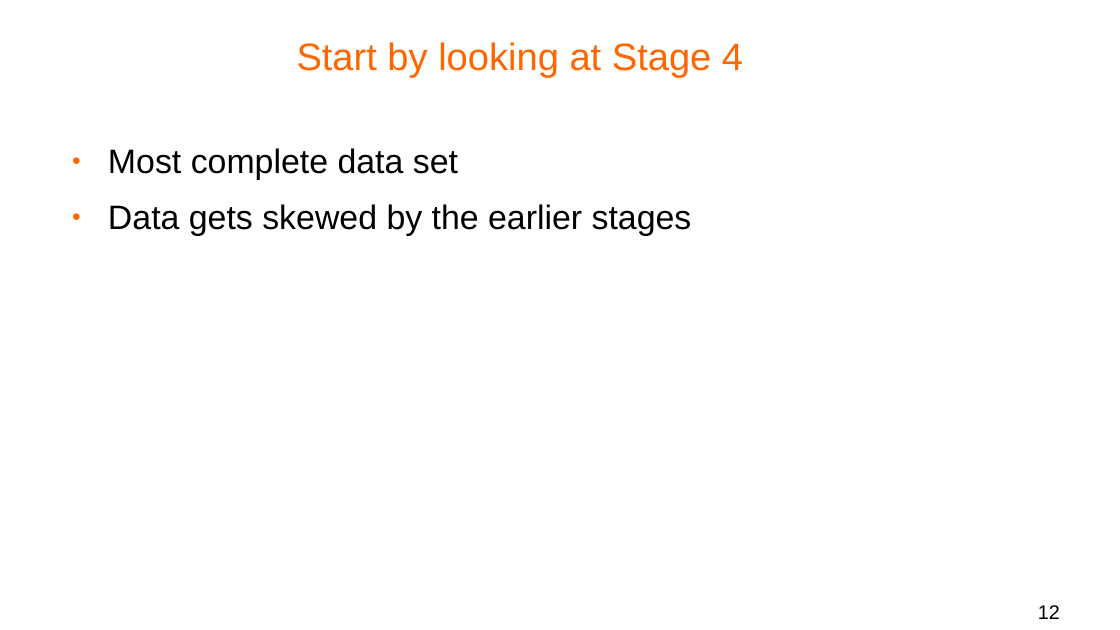
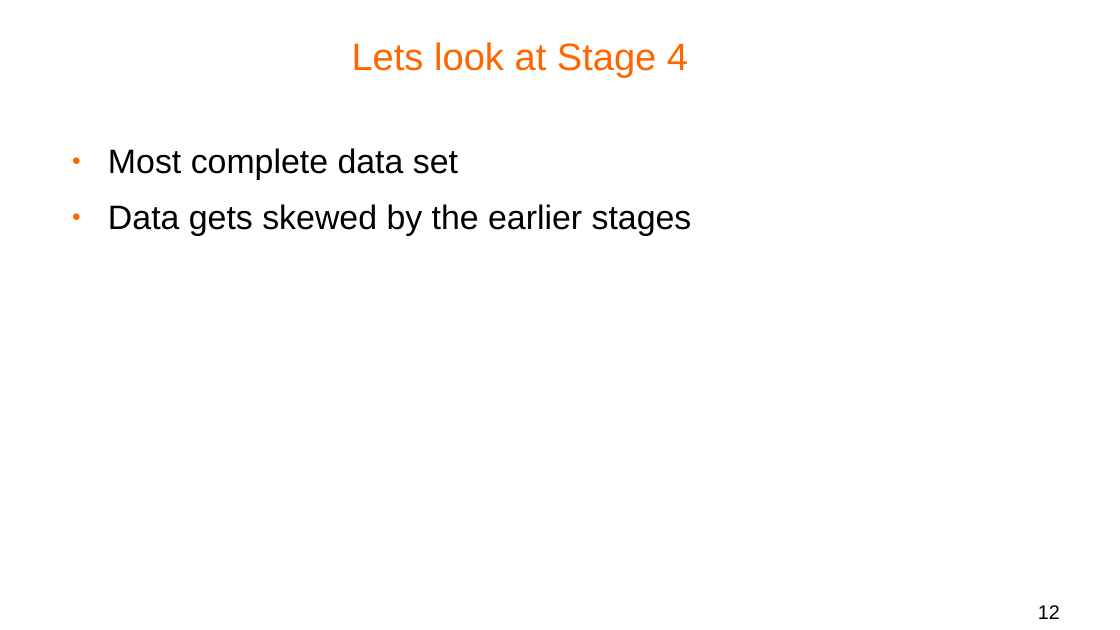
Before and after one commit to bldl/js-proposals, a slide deck: slide 12 of Data Analysis/Presentation/tc39 proposals observations.odp. Drawn at 1120x630 pixels with LibreOffice and Linux fonts; fonts in the diff are those of the drawing; background and template pictures are left out. Boxes give left, top, right and bottom in pixels: in the first picture for what was removed or moved away, otherwise in the second. Text is boxed around its words. In the diff, an @@ line names an element or a change of style, - is before the commit and + after.

```diff
--- a/Data Analysis/Presentation/tc39 proposals observations.odp
+++ b/Data Analysis/Presentation/tc39 proposals observations.odp
@@ title at box(352, 42, 688, 78): text changed @@
-Start by looking at Stage 4
+Lets look at Stage 4
```
Also in this commit, not shown: 8 other slides changed, 2 slides added, 1 slide removed, 17 other files.
